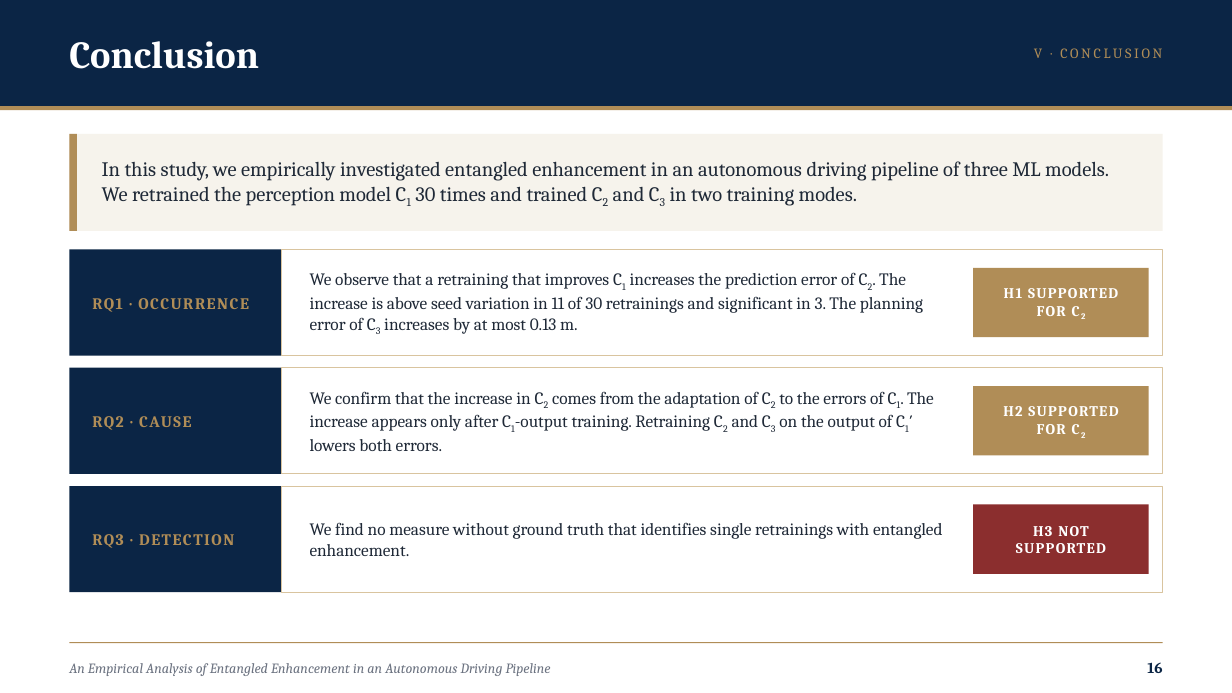
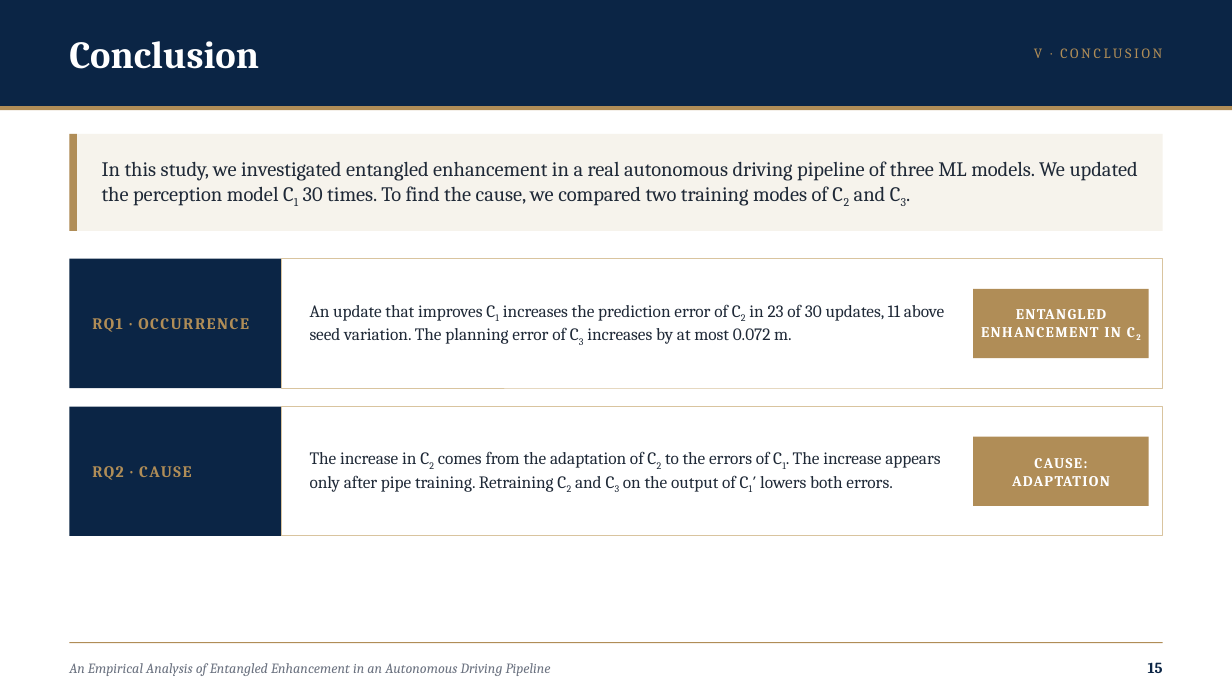
Before and after one commit to RashedIfty/LabSD, a slide deck: slide 15 of Presentations/CS presentation/CS_presentation_IFTY.pptx (slide 16 before the commit). Drawn at 1232x693 pixels with LibreOffice and Linux fonts; fonts in the diff are those of the drawing. Boxes give left, top, right and bottom in pixels: in the first picture for what was removed or moved away, otherwise in the second. Text is boxed around its words. In the diff, an @@ line names an element or a change of style, - is before the commit and + after.

```diff
--- a/Presentations/CS presentation/CS_presentation_IFTY.pptx
+++ b/Presentations/CS presentation/CS_presentation_IFTY.pptx
@@ text at (x1=102, y1=161, x2=1138, y2=206): text changed @@
-In this study, we empirically investigated entangled enhancement in an autonomous driving pipeline of three ML models. We retrained the perception model C1 30 times and trained C2 and C3 in two training modes.
+In this study, we investigated entangled enhancement in a real autonomous driving pipeline of three ML models. We updated the perception model C1 30 times. To find the cause, we compared two training modes of C2 and C3.
@@ rectangle resized from (x1=69, y1=250, x2=282, y2=356) to (x1=69, y1=259, x2=282, y2=388) @@
@@ text "RQ1 · OCCURRENCE" moved from (x1=92, y1=298, x2=249, y2=312) to (x1=92, y1=318, x2=249, y2=332) @@
@@ rectangle resized from (x1=282, y1=250, x2=1163, y2=356) to (x1=282, y1=259, x2=1163, y2=388) @@
@@ rectangle moved from (x1=973, y1=268, x2=1149, y2=337) to (x1=973, y1=288, x2=1149, y2=358) @@
@@ text at (x1=310, y1=304, x2=945, y2=344): text changed @@
-We observe that a retraining that improves C1 increases the prediction error of C2. The increase is above seed variation in 11 of 30 retrainings and significant in 3. The planning error of C3 increases by at most 0.13 m.
+An update that improves C1 increases the prediction error of C2 in 23 of 30 updates, 11 above seed variation. The planning error of C3 increases by at most 0.072 m.
@@ text at (x1=981, y1=309, x2=1121, y2=337): text changed @@
-H1 SUPPORTED
-FOR C2
+ENTANGLED
+ENHANCEMENT IN C2
@@ rectangle resized from (x1=69, y1=368, x2=282, y2=474) to (x1=69, y1=407, x2=282, y2=536) @@
@@ text "RQ2 · CAUSE" moved from (x1=92, y1=416, x2=191, y2=430) to (x1=92, y1=466, x2=191, y2=480) @@
@@ rectangle resized from (x1=282, y1=368, x2=1163, y2=474) to (x1=282, y1=407, x2=1163, y2=536) @@
@@ rectangle moved from (x1=973, y1=386, x2=1149, y2=456) to (x1=973, y1=436, x2=1149, y2=506) @@
@@ text at (x1=310, y1=451, x2=940, y2=492): text changed @@
-We confirm that the increase in C2 comes from the adaptation of C2 to the errors of C1. The increase appears only after C1-output training. Retraining C2 and C3 on the output of C1′ lowers both errors.
+The increase in C2 comes from the adaptation of C2 to the errors of C1. The increase appears only after pipe training. Retraining C2 and C3 on the output of C1′ lowers both errors.
@@ text at (x1=1012, y1=458, x2=1110, y2=486): text changed @@
-H2 SUPPORTED
-FOR C2
+CAUSE:
+ADAPTATION
@@ rectangle removed at (x1=69, y1=486, x2=282, y2=592) @@
@@ rectangle removed at (x1=282, y1=486, x2=1163, y2=592) @@
@@ rectangle removed at (x1=973, y1=505, x2=1149, y2=574) @@
@@ text removed at (x1=92, y1=534, x2=234, y2=548) @@
-RQ3 · DETECTION
@@ text removed at (x1=310, y1=522, x2=943, y2=556) @@
-We find no measure without ground truth that identifies single retrainings with entangled enhancement.
@@ text removed at (x1=1016, y1=526, x2=1106, y2=553) @@
-H3 NOT
-SUPPORTED
```
Also in this commit, not shown: 17 other slides changed, 1 slide added, 2 slides removed, 14 other files.
